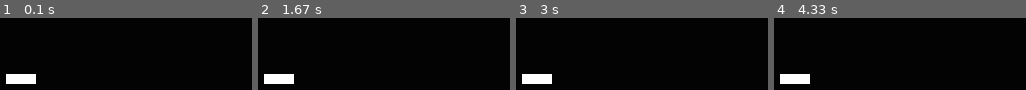
Above: before the commit, frames 1-4 (left to right).
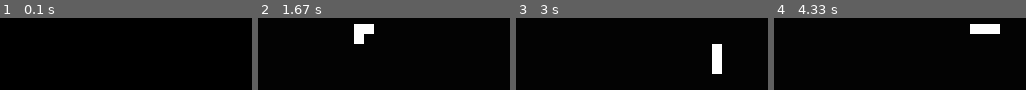
Above: after the commit, the same moments.

Repository: BlinfoldKing/Snake-Collection
Game: pygame game, started from Pygame.py/main.py
Two runs of this game, one before a commit and one after it. Both use one fixed random seed, a clock stepped at 60 frames per second and the inputs below.
Inputs:
- Up to frame 1 (0.1 s): no input
- Up to frame 2 (1.67 s): hold Right 0.33-0.8 s; hold Up 0.83-1.3 s; hold Right from 1.33 s (still down)
- Up to frame 3 (3 s): release Right at 1.8 s; hold Down 2.4-2.7 s; hold Left from 2.73 s (still down)
- Up to frame 4 (4.33 s): release Left at 3.13 s; hold Up 3.17-3.53 s; hold Right 3.57-4.2 s; hold Down from 4.23 s (still down)

The runs differ from the first frame. In frame 1, 1.7% of the frame differs, in the area x 2-15%, y 77-92%; in frame 2, 3.3%, in the area x 2-47%, y 8-92%; in frame 3, 3.3%; in frame 4, 3.3%.

Commit message:
snake movement done

Diff:
--- a/Pygame.py/main.py
+++ b/Pygame.py/main.py
@@ -17,8 +17,17 @@
         self.grow()
         self.grow()
 
-    def Update(selft):
-        pass
+    def move(self):
+        for i in range(len(self.body) - 1, 0, -1):
+            self.body[i] = self.body[i - 1].copy()
+        if self.dir == Direction.UP:
+            self.body[0][1] -= 1
+        elif self.dir == Direction.DOWN:
+            self.body[0][1] += 1
+        elif self.dir == Direction.RIGHT:
+            self.body[0][0] += 1
+        elif self.dir == Direction.LEFT:
+            self.body[0][0] -= 1
 
     def grow(self):
         newBody = self.body[-1].copy()
@@ -32,6 +41,9 @@
             newBody[0] -= 1
         self.body.append(newBody)
         print(self.body)
+
+    def changeDir(self, dir):
+        self.dir = dir
 
 BLACK = (  3,   3,   3)
 WHITE = (255, 255, 255)
@@ -51,13 +63,15 @@
         pg.init()
         self.screen = pg.display.set_mode([self.WIDTH, self.HEIGHT])
         self.snake = Snake()
-        self.screen.fill(BLACK)
         self.running = True
 
     def Update(self):
+        self.snake.move()
+        pg.time.delay(100)
         pg.display.flip()
 
     def Draw(self):
+        self.screen.fill(BLACK)
         for s in self.snake.body:
             pg.draw.rect(self.screen, WHITE, [
                 (s[0] * 10),
@@ -68,25 +82,16 @@
     def getKey(self):
         for event in pg.event.get():
             if event.type == pg.QUIT:
-                pg.quit()
-                # sys.exit()
-            # elif event.type == KEYDOWN:
-            #     if event.key == K_U   # elif event.type == KEYDOWN:
-            #     if event.key == K_UP:
-            #         snake.point(UP)
-            #     elif event.key == K_DOWN:
-            #         snake.point(DOWN)
-            #     elif event.key == K_LEFT:
-            #         snake.point(LEFT)
-            #     elif event.key == K_RIGHT:
-            #         snake.point(RIGHT)P:
-            #         snake.point(UP)
-            #     elif event.key == K_DOWN:
-            #         snake.point(DOWN)
-            #     elif event.key == K_LEFT:
-            #         snake.point(LEFT)
-            #     elif event.key == K_RIGHT:
-            #         snake.point(RIGHT)
+                self.isRunning = False
+            elif event.type == pg.KEYDOWN:
+                if event.key == pg.K_UP and self.snake.dir != Direction.DOWN:
+                    self.snake.changeDir(Direction.UP)
+                elif event.key == pg.K_DOWN and self.snake.dir != Direction.UP:
+                    self.snake.changeDir(Direction.DOWN)
+                elif event.key == pg.K_LEFT and self.snake.dir != Direction.RIGHT:
+                    self.snake.changeDir(Direction.LEFT)
+                elif event.key == pg.K_RIGHT and self.snake.dir != Direction.LEFT:
+                    self.snake.changeDir(Direction.RIGHT)
 
 
 
